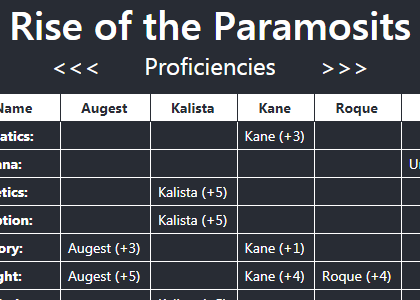
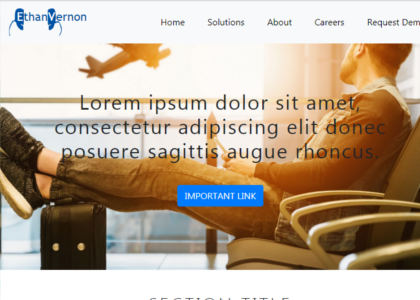
The second 420x300 image is a revision of the first. Changes to its layers:
added layer "Layer" above "full-screen-wildshape" over 0, 0, 420, 300
hid "full-screen-manage-party" over 0, 0, 420, 300
